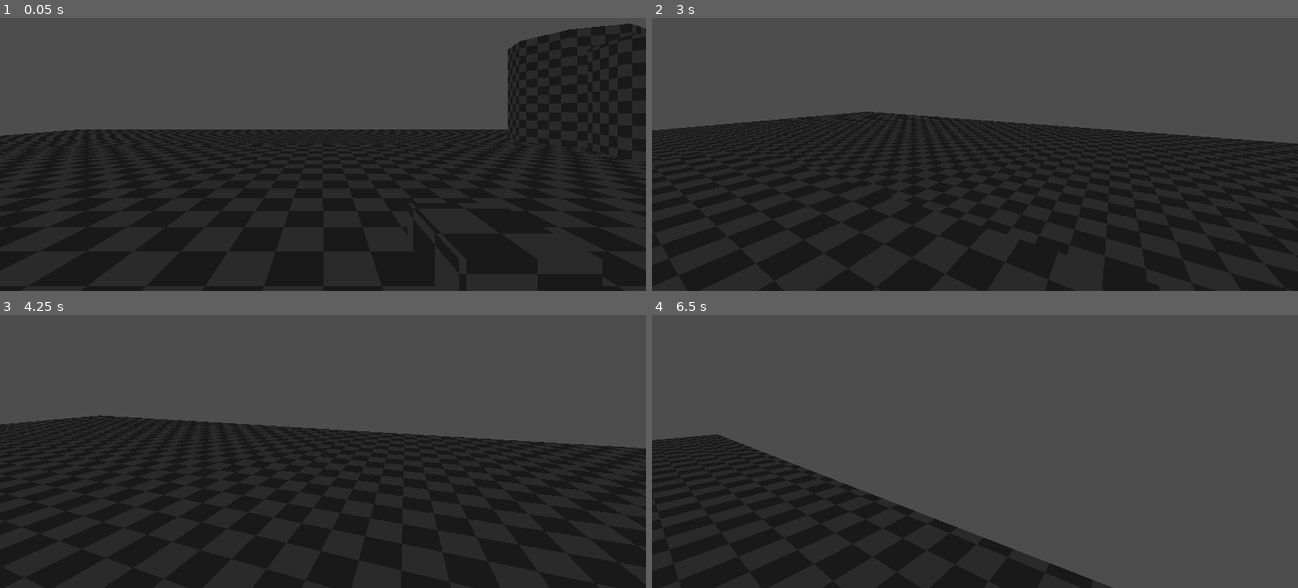
Above: before the commit, frames 1-4 (two rows, left to right).
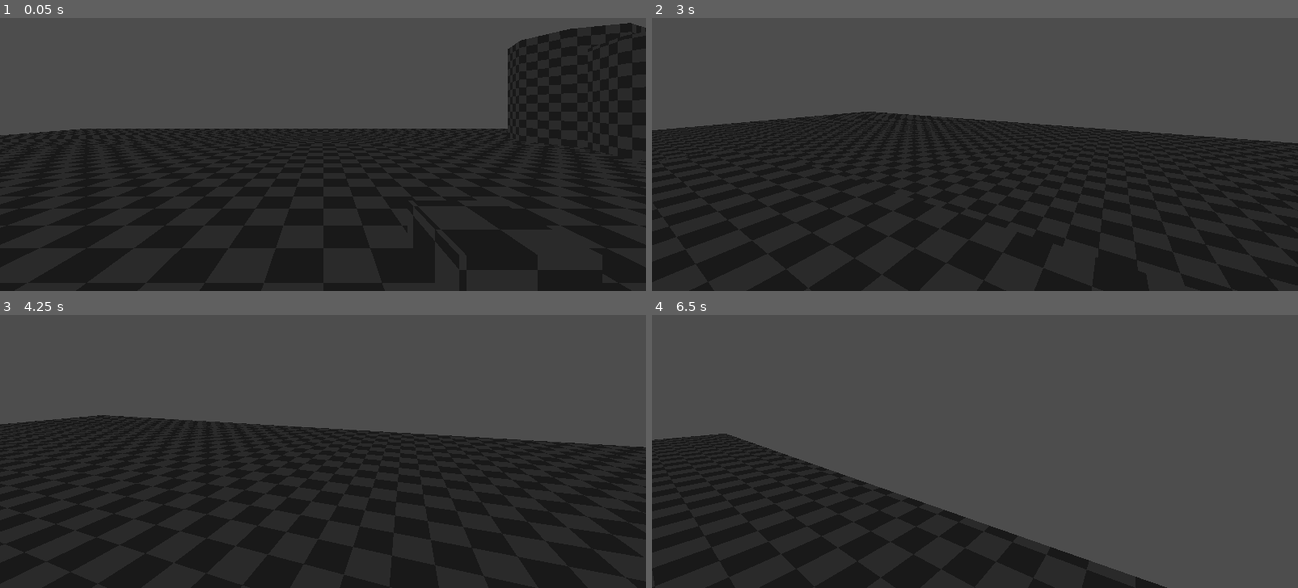
Above: after the commit, the same moments.

Repository: Octoan1/respawn26-colors
Game: Godot game, scene res://Game/main.tscn
Same seed, same stepped clock (60 frames per second), same inputs: the game is played once before the commit and once after it. The engine's default icon, where the game draws it, is replaced by a stand-in: a white triangle on a blue panel in a dark square.
Inputs (mouse positions are in pixels of both pictures, inside the frame that each line leads up to):
- Up to frame 1 (0.05 s): no input
- Up to frame 2 (3 s): tap Enter at 0.5 s; move the mouse to (1117, 91) at 0.52 s; hold D (player_right) 0.53-1.28 s; tap Space (player_jump) at 0.6, 0.77, 1.07, 1.35, 1.52, 1.82, 2.1, 2.85 s; click (1117, 91) at 0.67 s; move the mouse to (942, 110) at 1.27 s; hold W (player_forwards) from 1.28 s (still down); move the mouse to (987, 102) at 2.02 s; move the mouse to (968, 116) at 2.77 s
- Up to frame 3 (4.25 s): keep holding W (player_forwards); tap Space (player_jump) at 3.02, 3.32, 3.6, 3.77, 4.07 s; move the mouse to (368, 410) at 3.52 s
- Up to frame 4 (6.5 s): move the mouse to (923, 402) at 4.27 s; tap Space (player_jump) at 4.35, 4.52, 4.82, 5.1, 5.85, 6.02, 6.32 s; move the mouse to (981, 407) at 5.02 s; move the mouse to (949, 399) at 5.77 s; release W (player_forwards) at 5.78 s; hold D (player_right) from 5.78 s (still down)

The runs differ from the first frame. In frame 1, 0.3% of the frame differs, in the area x 0-100%, y 1-44%; in frame 2, less than 0.1%; in frame 3, 0.3%; in frame 4, 2.8%, in the area x 0-80%, y 43-100%.

Commit message:
Added Wall Riding

Diff:
--- a/Entities/Player/air.gd
+++ b/Entities/Player/air.gd
@@ -18,6 +18,16 @@
 		player.velocity += player.get_gravity() * delta
 	else:
 		Transitioned.emit(self, "BASE")
+		return
+
+	if Input.is_action_just_pressed("player_jump") and not player.coyote_timer.is_stopped():
+		player.coyote_timer.stop()
+		Transitioned.emit(self,"JUMP")
+		return
+
+	if player.is_on_wall():
+		Transitioned.emit(self, "WALL_RIDING")
+		return
 
 	var input_dir := Input.get_vector("player_left", "player_right", "player_forwards", "player_backwards")
 	var direction := (player.transform.basis * Vector3(input_dir.x, 0, input_dir.y)).normalized()
--- a/Entities/Player/base.gd
+++ b/Entities/Player/base.gd
@@ -18,7 +18,9 @@
 		Transitioned.emit(self, "JUMP")
 
 	if not player.is_on_floor():
+		player.coyote_timer.start()
 		Transitioned.emit(self, "AIR")
+		return
 
 
 	var input_dir := Input.get_vector("player_left", "player_right", "player_forwards", "player_backwards")
--- a/Entities/Player/player.gd
+++ b/Entities/Player/player.gd
@@ -5,6 +5,7 @@
 @export var jump_velocity:float = 4.5
 @export var acceleration:float = 25.0
 @export var mouse_sensitivity:float = 0.002
+@export var stick_force:float = 5
 
 @onready var head:Node3D = $Head
 
@@ -12,7 +13,9 @@
 
 func _ready() -> void:
 	coyote_timer = Timer.new()
+	coyote_timer.one_shot = true
 	coyote_timer.wait_time = 0.25
+	add_child(coyote_timer)
 
 func _unhandled_input(event: InputEvent) -> void:
 	# recapture mouse
@@ -29,3 +32,7 @@
 		rotate_y(-event.relative.x * mouse_sensitivity)
 		head.rotate_x(-event.relative.y * mouse_sensitivity)
 		head.rotation.x = clamp(head.rotation.x, deg_to_rad(-89), deg_to_rad(89))
+
+func _process(_delta: float) -> void:
+	if is_on_wall():
+		print("Hey I'm on a wall")
--- a/Entities/Player/player.tscn
+++ b/Entities/Player/player.tscn
@@ -5,6 +5,8 @@
 [ext_resource type="Script" uid="uid://dwqmakkymaxlj" path="res://Entities/Player/base.gd" id="3_tekja"]
 [ext_resource type="Script" uid="uid://cs8dvwww68gmk" path="res://Entities/Player/jump.gd" id="4_tekja"]
 [ext_resource type="Script" uid="uid://bei4dicsadbmf" path="res://Entities/Player/air.gd" id="5_5c2io"]
+[ext_resource type="Script" uid="uid://b7m30eoriqxd" path="res://Entities/Player/wall_riding.gd" id="6_4wf4l"]
+[ext_resource type="Script" uid="uid://dqviqt5hnpsuc" path="res://Entities/Player/wall_jump.gd" id="7_01a4e"]
 
 [sub_resource type="CapsuleShape3D" id="CapsuleShape3D_0t4wu"]
 
@@ -21,7 +23,6 @@
 
 [node name="StateMachine" type="Node" parent="." unique_id=1226587949 node_paths=PackedStringArray("initial_state")]
 script = ExtResource("2_lu8i8")
-debug_mode = true
 initial_state = NodePath("BASE")
 metadata/_custom_type_script = "uid://db8je6wadmfjf"
 
@@ -33,3 +34,9 @@
 
 [node name="AIR" type="Node" parent="StateMachine" unique_id=99172797]
 script = ExtResource("5_5c2io")
+
+[node name="WALL_RIDING" type="Node" parent="StateMachine" unique_id=1187141283]
+script = ExtResource("6_4wf4l")
+
+[node name="WALL_JUMP" type="Node" parent="StateMachine" unique_id=395958755]
+script = ExtResource("7_01a4e")
--- /dev/null
+++ b/Entities/Player/wall_jump.gd
@@ -0,0 +1,17 @@
+extends PlayerState
+
+func setup() -> void:
+	super()
+	pass
+
+func enter() -> void:
+	player.velocity.y = player.jump_velocity
+
+func exit() -> void:
+	pass
+
+func update(_delta: float) -> void:
+	Transitioned.emit(self, "AIR")
+
+func physics_update(_delta: float) -> void:
+	pass
--- /dev/null
+++ b/Entities/Player/wall_riding.gd
@@ -0,0 +1,59 @@
+extends PlayerState
+
+var wall_normal: Vector3
+
+func setup() -> void:
+	super()
+	pass
+
+func enter() -> void:
+	pass
+
+func exit() -> void:
+	pass
+
+func update(_delta: float) -> void:
+	pass
+
+func physics_update(delta: float) -> void:
+	if not player.is_on_floor():
+		player.velocity += player.get_gravity() * 0.2 * delta
+		pass
+	else:
+		Transitioned.emit(self, "BASE")
+		return
+
+	if Input.is_action_just_pressed("player_jump"):
+		player.coyote_timer.stop()
+		Transitioned.emit(self,"WALL_JUMP")
+		return
+
+	if player.is_on_wall():
+		wall_normal = player.get_wall_normal()
+	else:
+		Transitioned.emit(self, "AIR")
+		return
+
+	var wall_direction = wall_normal.cross(Vector3.UP).normalized()
+	var forward = -player.global_transform.basis.z
+
+	if wall_direction.dot(forward) < 0:
+		wall_direction = -wall_direction
+
+	player.velocity.x = wall_direction.x * player.speed
+	player.velocity.z = wall_direction.z * player.speed
+
+	player.velocity += -wall_normal * player.stick_force
+
+
+
+	#var input_dir := Input.get_vector("player_left", "player_right", "player_forwards", "player_backwards")
+	#var direction := (player.transform.basis * Vector3(input_dir.x, 0, input_dir.y)).normalized()
+	#if direction:
+		#player.velocity.x = move_toward(player.velocity.x, direction.x * player.speed, player.acceleration * delta)
+		#player.velocity.z = move_toward(player.velocity.z, direction.z * player.speed, player.acceleration * delta)
+	#else:
+		#player.velocity.x = move_toward(player.velocity.x, 0, player.acceleration * delta)
+		#player.velocity.z = move_toward(player.velocity.z, 0, player.acceleration * delta)
+	#
+	#player.move_and_slide()
Not shown, added: Entities/Player/wall_jump.gd.uid
Not shown, added: Entities/Player/wall_riding.gd.uid
